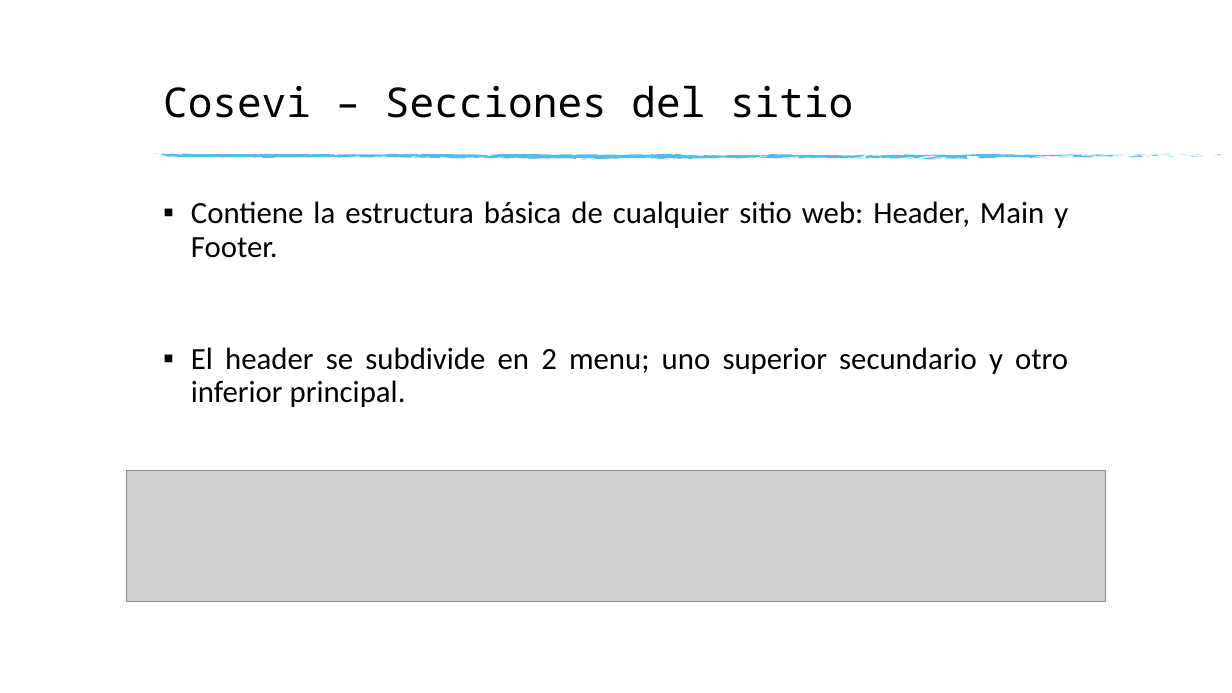
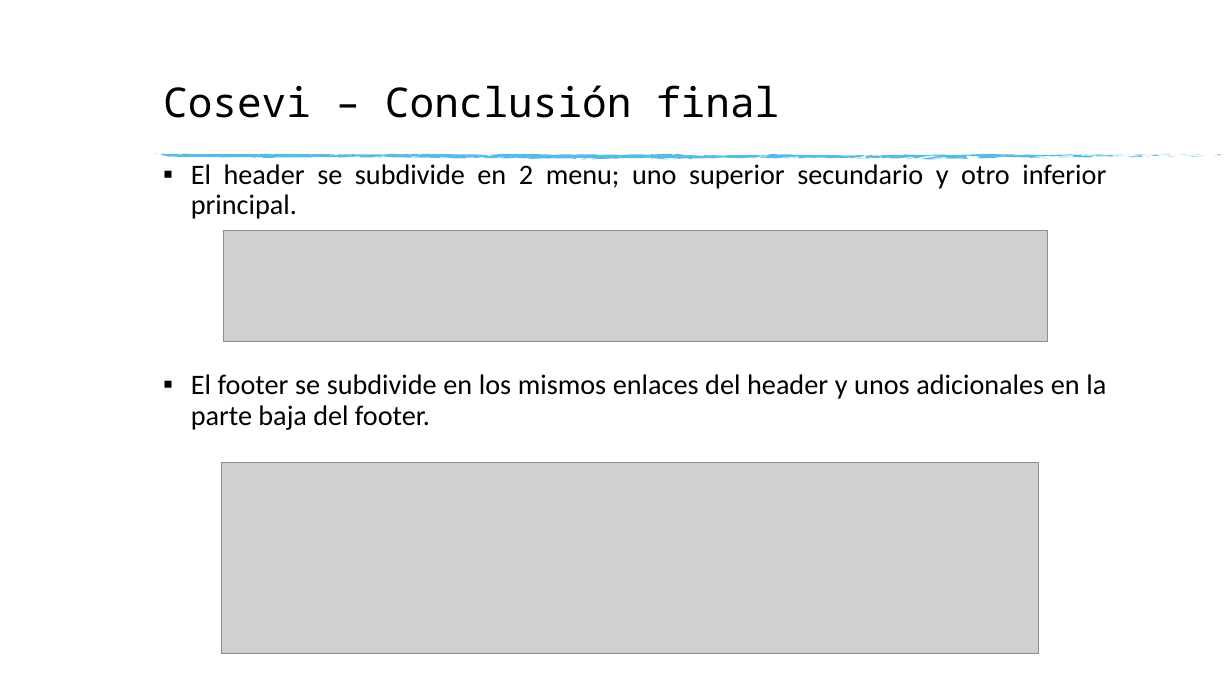
Before and after one commit to andres-elias-vargas-cenfotec/informacion-web-curso, a slide deck: slide 6 of Tarea#1/Tarea#1-Exposición.pptx (slide 4 before the commit). Drawn at 1232x693 pixels with LibreOffice and Linux fonts; fonts in the diff are those of the drawing; grey boxes stand for pictures. Boxes give left, top, right and bottom in pixels: in the first picture for what was removed or moved away, otherwise in the second. Text is boxed around its words. In the diff, an @@ line names an element or a change of style, - is before the commit and + after.

```diff
--- a/Tarea#1/Tarea#1-Exposición.pptx
+++ b/Tarea#1/Tarea#1-Exposición.pptx
@@ title at [163,85,779,118]: text changed @@
-Cosevi – Secciones del sitio
+Cosevi – Conclusión final
@@ text "El header se subdivide en ...": place and size @@
-text "El header se subdivide en ..." at [191,201,1068,407]
+text "El header se subdivide en ..." at [191,164,1106,430]
@@ text at [191,164,1106,219]: size 24 to 22 pt in "El header se subdivide en 2 menu; ..." @@
@@ text at [191,201,1068,258]: paragraph removed @@
-▪ Contiene la estructura básica de cualquier sitio web: Header, Main y Footer.
@@ picture: place and size @@
-picture at [127,470,1105,603]
+picture at [223,230,1047,341]
@@ text at [191,374,1106,430]: paragraph added @@
+▪ El footer se subdivide en los mismos enlaces del header y unos adicionales en la parte baja del footer.
@@ picture added at [221,463,1039,654] @@
```
Also in this commit, not shown: 4 other slides changed, 5 slides added, 4 slides removed, 1 other file.
